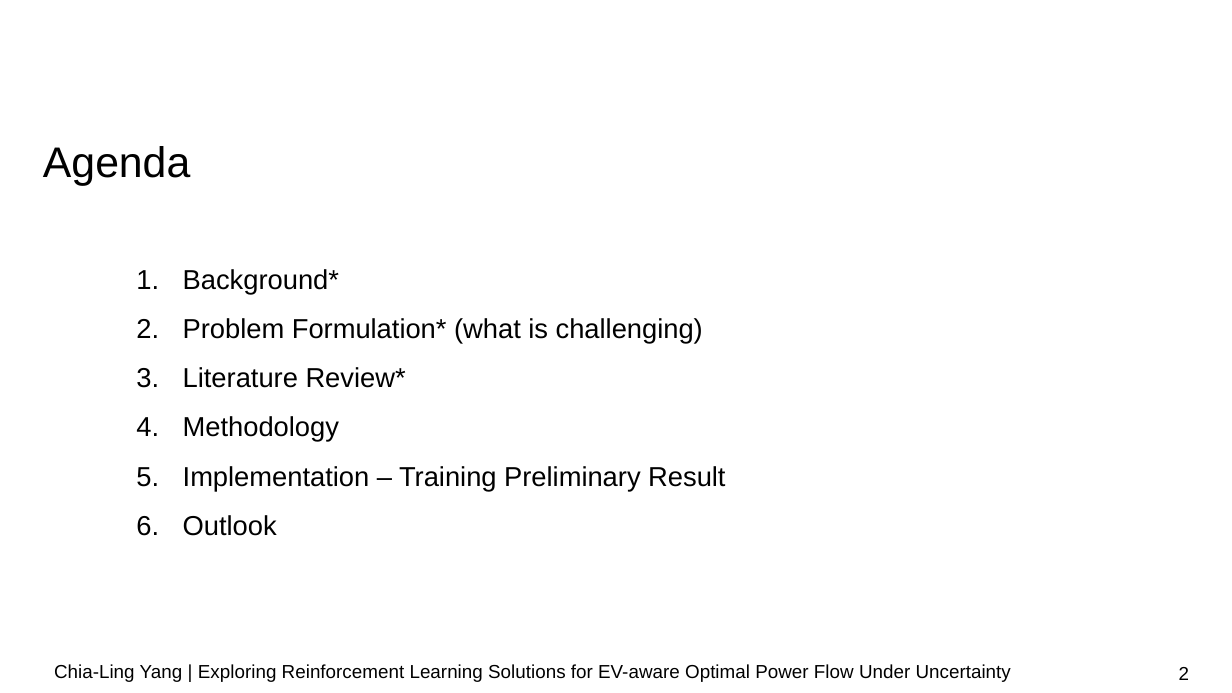
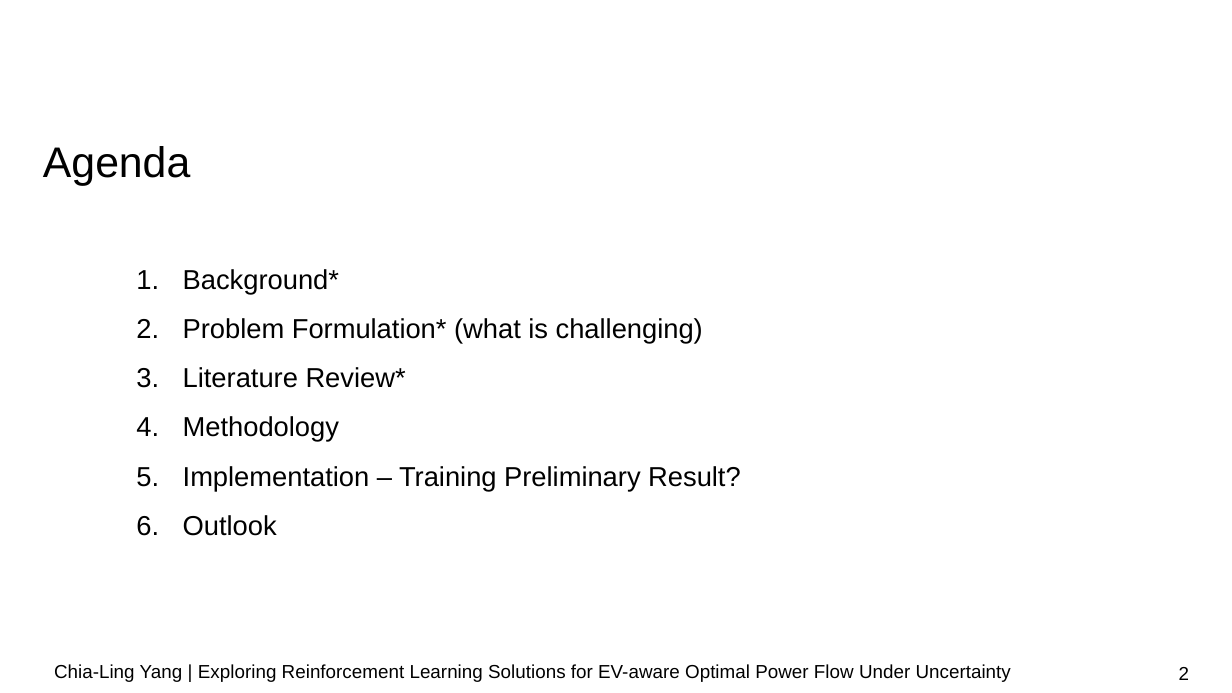
Before and after one commit to chialingyang7718/RL_OPF_EVaware, a slide deck: slide 2 of Mid-term Presentation.pptx. Drawn at 1232x693 pixels with LibreOffice and Linux fonts; fonts in the diff are those of the drawing; background and template pictures are left out. Boxes give left, top, right and bottom in pixels: in the first picture for what was removed or moved away, otherwise in the second. Text is boxed around its words. In the diff, an @@ line names an element or a change of style, - is before the commit and + after.

```diff
--- a/Mid-term Presentation.pptx
+++ b/Mid-term Presentation.pptx
@@ text at (183, 466, 741, 491): text changed @@
-5. Implementation – Training Preliminary Result
+5. Implementation – Training Preliminary Result?
```
Also in this commit, not shown: 2 other slides changed, 2 slides added, 1 other file.
